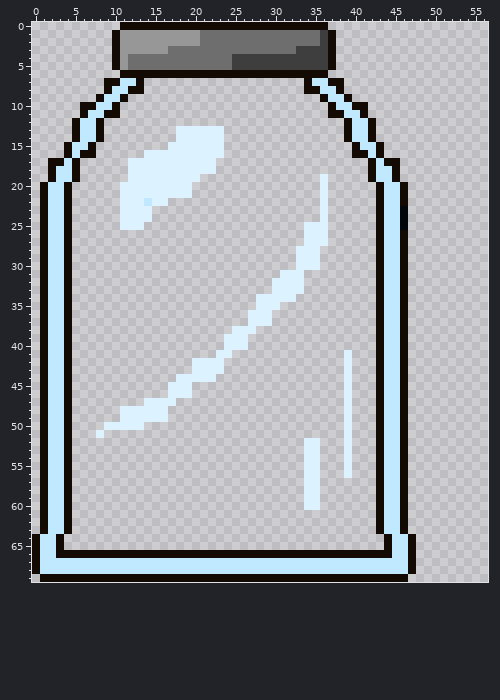
Sprite sheet, stored at images/Jar_Opened.png. The first picture shows the starting point.
The file is 57x70 pixels. Colours within 5 levels of each other are drawn and written as one.
The same view after the edit:
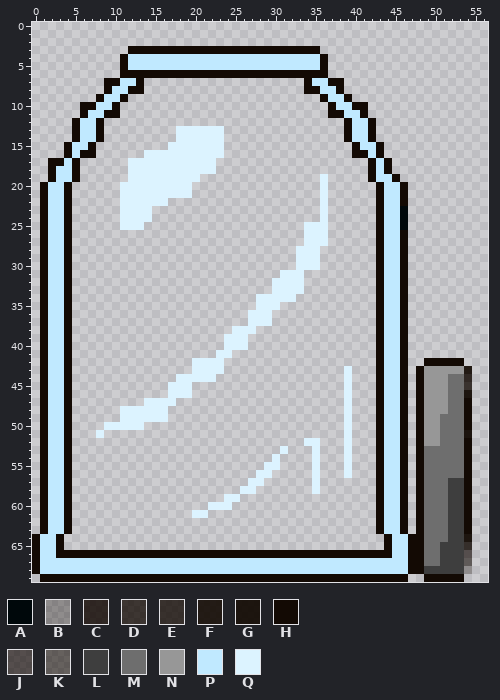
Palette (. is transparent): A #00080b  B #12090354  C #130904d7  D #130a04c6  E #130a04cc  F #130a04e9  G #130a04f1  H #130a04  J #130905a5  K #140b048e  L #3e3e3e  M #6e6e6e  N #979797  P #c0e9ff  Q #dcf3ff
What changed:
The edit adds colour B in row 68 at x 54.
The edit adds colour C in row 44 at x 54.
The edit adds colour D in row 45 at x 54.
The edit adds colour E in row 65 at x 54.
The edit adds colour F in row 43 at x 54.
The edit adds colour G in row 46 at x 54; in row 51 at x 54; in row 64 at x 54.
The edit adds colour H in row 42 at x 49 to 53; in rows 43 to 46 at x 48; in rows 47 to 50 at x 48 and 54; in row 51 at x 48; in rows 52 to 63 at x 48 and 54; in rows 64 to 68 at x 48.
The edit adds colour H in row 69 at x 49 to 53.
Colour L gives way to colour H in row 3 at x 33 to 35; in rows 4 to 5 at x 36.
Colour M gives way to colour H in row 3 at x 17 to 32.
Colour N gives way to colour H in row 3 at x 12 to 16; in rows 4 to 5 at x 11.
Colour P gives way to colour H in row 18 at x 44.
The edit adds colour J in row 66 at x 54.
The edit adds colour K in row 67 at x 54.
The edit adds colour L in rows 57 to 64 at x 52 to 53; in rows 65 to 67 at x 51 to 53; in row 68 at x 49 to 53.
The edit adds colour M in rows 44 to 48 at x 52 to 53; in rows 49 to 52 at x 51 to 53; in rows 53 to 56 at x 49 to 53; in rows 57 to 64 at x 49 to 51; in rows 65 to 67 at x 49 to 50.
The edit adds colour N in row 43 at x 49 to 53; in rows 44 to 48 at x 49 to 51; in rows 49 to 52 at x 49 to 50.
Colour L gives way to colour P in rows 4 to 5 at x 25 to 35.
Colour M gives way to colour P in rows 4 to 5 at x 12 to 24.
The edit adds colour Q in row 53 at x 31; in row 54 at x 30; in row 55 at x 29 to 30; in row 56 at x 28 to 29; in row 57 at x 27 to 28; in row 58 at x 26 to 27.
The edit adds colour Q in row 59 at x 24 to 25; in row 60 at x 22 to 24; in row 61 at x 20 to 21.
Colour P gives way to colour Q in row 22 at x 14.
The author cleared colour H in row 0 at x 11 to 36; in rows 1 to 5 at x 10 and 37; in rows 17 to 18 at x 45.
The author cleared colour L in rows 1 to 3 at x 36.
The author cleared colour M in rows 1 to 2 at x 21 to 35.
The author cleared colour N in rows 1 to 2 at x 11 to 20; in row 3 at x 11.
The author cleared colour Q in rows 41 to 42 at x 39; in rows 53 to 58 at x 34; in rows 59 to 60 at x 34 to 35.
